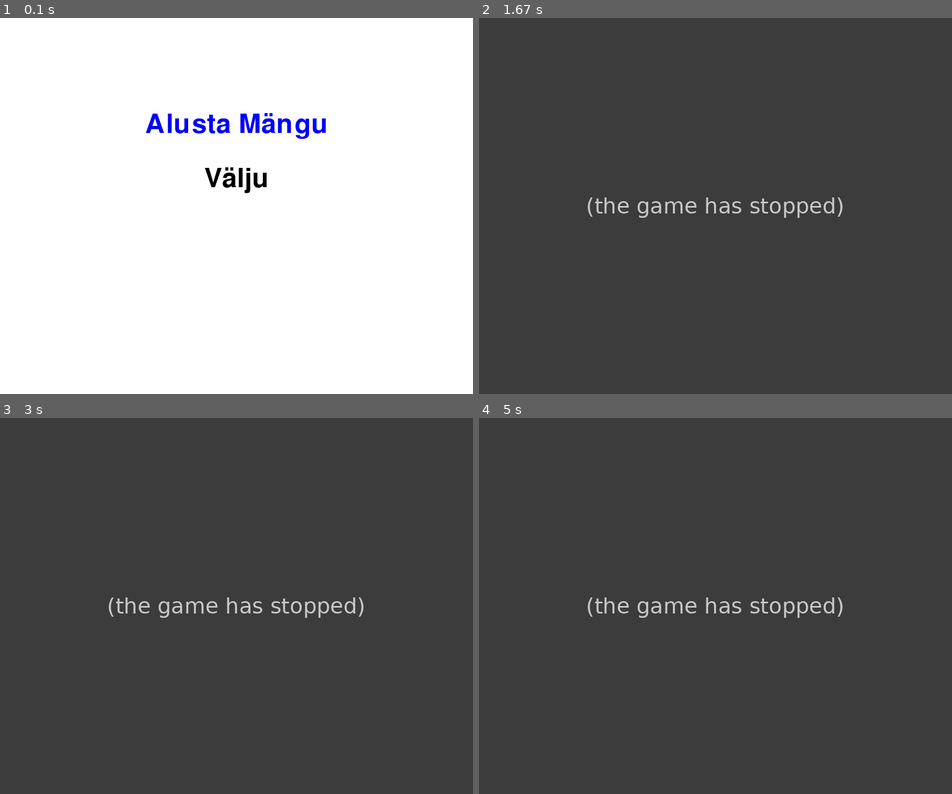
Above: before the commit, frames 1-4 (two rows, left to right).
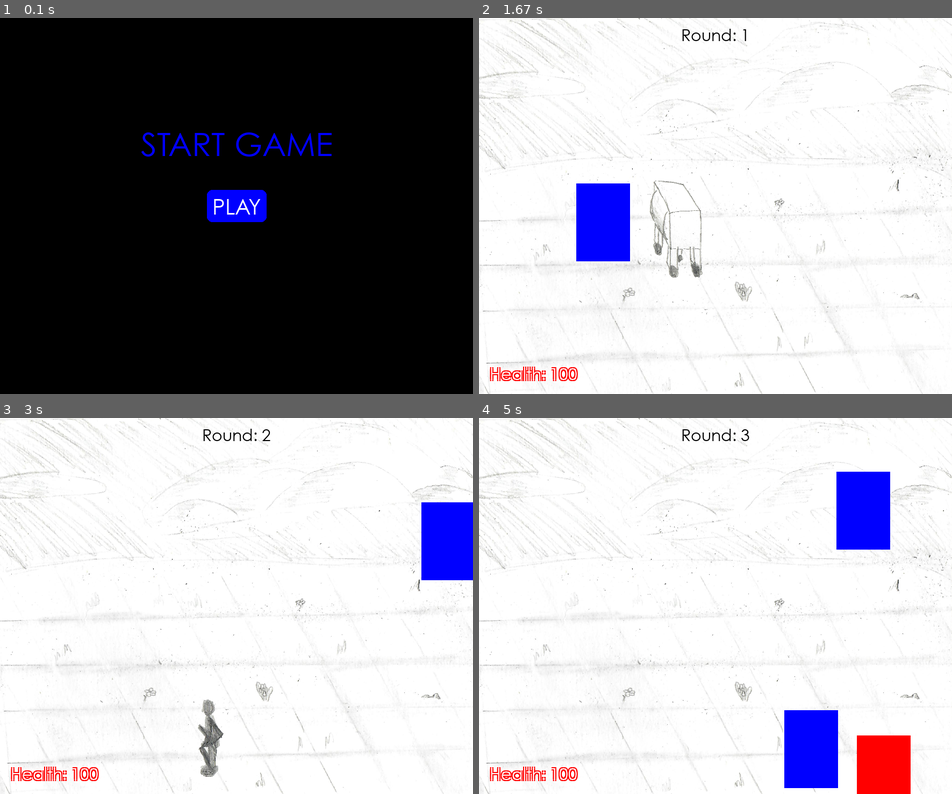
Above: after the commit, the same moments.

Repository: ReinUrmet/pygame_kooliprojekti_mang
Game: pygame game, started from main.py
Two runs of this game, one before a commit and one after it. Both use one fixed random seed, a clock stepped at 60 frames per second and the inputs below.
Inputs (mouse positions are in pixels of both pictures, inside the frame that each line leads up to):
- Up to frame 1 (0.1 s): no input
- Up to frame 2 (1.67 s): press the mouse at (715, 206) at 0.37 s; move the mouse to (658, 206) at 0.47 s; release the mouse at (601, 209) at 0.6 s; hold Esc 0.67-1.13 s; hold Right 0.67-1.13 s; click (715, 179) at 1.22 s; click (601, 217) at 1.55 s
- Up to frame 3 (3 s): hold Right 1.83-2.3 s; press the mouse at (122, 621) at 2.37 s; move the mouse to (175, 681) at 2.47 s; release the mouse at (227, 741) at 2.6 s; press the mouse at (193, 756) at 2.7 s; move the mouse to (146, 643) at 2.8 s; release the mouse at (99, 534) at 2.93 s
- Up to frame 4 (5 s): press the mouse at (928, 542) at 3.03 s; move the mouse to (819, 643) at 3.13 s; release the mouse at (720, 745) at 3.27 s; press the mouse at (706, 718) at 3.37 s; move the mouse to (776, 681) at 3.47 s; release the mouse at (843, 647) at 3.6 s; press the mouse at (706, 718) at 3.7 s; move the mouse to (658, 628) at 3.8 s; release the mouse at (611, 538) at 3.93 s; press the mouse at (706, 718) at 4.03 s; move the mouse to (772, 609) at 4.13 s; release the mouse at (833, 500) at 4.27 s; press the mouse at (862, 512) at 4.37 s; move the mouse to (824, 542) at 4.47 s; release the mouse at (781, 572) at 4.6 s; click (810, 745) at 4.72 s

The runs differ from the first frame. In frame 1, 100% of the frame differs, in the area x 0-100%, y 0-100%; in frame 2, 100%; in frame 3, 100%; in frame 4, 100%.
Before the commit the program exited at 1.22 s; later frames show no game.

Commit message:
proovin teist korda commitida, aga menüüd ja sellised asjad

Diff:
--- a/enemy.py
+++ b/enemy.py
@@ -42,7 +42,7 @@
                 self.shoot_timer = 0
         else:
             self.death_timer += 1
-            if self.death_timer >= FPS * 3:  # 3 seconds
+            if self.death_timer >= FPS * 1:  # 3 seconds
                 return True  # Mark for removal
         return False
 
@@ -68,7 +68,7 @@
         self.speed = [0, 0]
         self.current_action = "shoot"
 
-        bullet_speed = 5
+        bullet_speed = 11
         dx = player_pos[0] - self.rect.centerx
         dy = player_pos[1] - self.rect.centery
         distance = max(1, (dx**2 + dy**2) ** 0.5)
--- a/main.py
+++ b/main.py
@@ -1,5 +1,6 @@
 import pygame
 import sys
+import random
 import math
 from pygame.transform import scale
 import functions_values as fv
@@ -11,6 +12,12 @@
 pygame.init()
 pygame.font.init()
 
+# Lisab taustamuusika
+pygame.mixer.init()
+pygame.mixer.music.load('fun-retro-game-175468.mp3')  # Asenda faili nimi oma muusikafailiga
+pygame.mixer.music.set_volume(0.5)  # Seab helitugevuse
+pygame.mixer.music.play(-1)  # Mängib taustamuusikat lõputult
+
 # Põhi sätted
 font = pygame.font.Font('GOTHIC.ttf', 40)  # valib fondi ja selle suuruse
 timer = pygame.time.Clock()
@@ -29,8 +36,181 @@
 roheline = (0, 255, 0)
 punane = (255, 0, 0)
 
-# Põhimenüü käivitamine
-action = main_menu(aken)
+def start_screen(aken):
+    """Kuvab algusekraani, kust mängu saab alustada."""
+    start_font = pygame.font.Font('GOTHIC.ttf', 60)
+    button_font = pygame.font.Font('GOTHIC.ttf', 40)
+
+    # Määrab värvid
+    black = (0, 0, 0)
+    white = (255, 255, 255)
+    blue = (0, 0, 255)
+
+    # Joonistab tausta
+    aken.fill(black)
+
+    # Kuvab "Start Game" teksti
+    start_text = start_font.render("START GAME", True, blue)
+    start_rect = start_text.get_rect(center=(ekraan_laius // 2, ekraan_pikkus // 3))
+    aken.blit(start_text, start_rect)
+
+    # Loob nupu
+    button_text = button_font.render("PLAY", True, white)
+    button_rect = button_text.get_rect(center=(ekraan_laius // 2, ekraan_pikkus // 2))
+    pygame.draw.rect(aken, blue, button_rect.inflate(20, 10), border_radius=10)
+    aken.blit(button_text, button_rect)
+
+    pygame.display.update()
+
+    while True:
+        for event in pygame.event.get():
+            if event.type == pygame.QUIT:
+                pygame.quit()
+                sys.exit()
+
+            if event.type == pygame.MOUSEBUTTONDOWN:
+                if button_rect.collidepoint(event.pos):
+                    return "start_game"
+
+def pause_menu(aken):
+    """Kuvab pausimenüü koos "Resume", "Quit" ja helinuppudega."""
+    pause_font = pygame.font.Font('GOTHIC.ttf', 60)
+    button_font = pygame.font.Font('GOTHIC.ttf', 40)
+
+    # Määrab värvid
+    black = (0, 0, 0)
+    white = (255, 255, 255)
+    gray = (100, 100, 100)
+
+    # Loob osaliselt läbipaistva tausta
+    overlay = pygame.Surface((ekraan_laius, ekraan_pikkus))
+    overlay.set_alpha(200)
+    overlay.fill(black)
+    aken.blit(overlay, (0, 0))
+
+    # Kuvab "Paused" teksti
+    pause_text = pause_font.render("PAUSED", True, gray)
+    pause_rect = pause_text.get_rect(center=(ekraan_laius // 2, ekraan_pikkus // 3))
+    aken.blit(pause_text, pause_rect)
+
+    # Loob nupud
+    resume_text = button_font.render("RESUME", True, white)
+    resume_rect = resume_text.get_rect(center=(ekraan_laius // 2, ekraan_pikkus // 2 - 50))
+    pygame.draw.rect(aken, gray, resume_rect.inflate(20, 10), border_radius=10)
+    aken.blit(resume_text, resume_rect)
+
+    quit_text = button_font.render("QUIT", True, white)
+    quit_rect = quit_text.get_rect(center=(ekraan_laius // 2, ekraan_pikkus // 2 + 50))
+    pygame.draw.rect(aken, gray, quit_rect.inflate(20, 10), border_radius=10)
+    aken.blit(quit_text, quit_rect)
+
+    def draw_mute_button():
+        """Draw the mute/unmute button and return its rect."""
+        mute_text = button_font.render(
+            "MUTE", True, white) if pygame.mixer.music.get_volume() > 0 else button_font.render("UNMUTE", True, white)
+        mute_rect = mute_text.get_rect(topleft=(20, 20))
+        pygame.draw.rect(aken, gray, mute_rect.inflate(20, 10), border_radius=10)
+        aken.blit(mute_text, mute_rect)
+        return mute_rect
+
+    mute_rect = draw_mute_button()
+    pygame.display.update()
+
+    while True:
+        for event in pygame.event.get():
+            if event.type == pygame.QUIT:
+                pygame.quit()
+                sys.exit()
+
+            if event.type == pygame.MOUSEBUTTONDOWN:
+                if resume_rect.collidepoint(event.pos):
+                    return "resume"
+                elif quit_rect.collidepoint(event.pos):
+                    pygame.quit()
+                    sys.exit()
+                elif mute_rect.collidepoint(event.pos):
+                    # Toggle mute/unmute
+                    if pygame.mixer.music.get_volume() > 0:
+                        pygame.mixer.music.set_volume(0)
+                    else:
+                        pygame.mixer.music.set_volume(0.5)
+                    mute_rect = draw_mute_button()
+                    pygame.display.update()
+
+def game_over_screen(aken):
+    """Kuvab kaotuseekraani koos taaskäivitamise nupuga."""
+    game_over_font = pygame.font.Font('GOTHIC.ttf', 60)
+    button_font = pygame.font.Font('GOTHIC.ttf', 40)
+
+    # Määrab värvid
+    black = (0, 0, 0)
+    white = (255, 255, 255)
+    red = (255, 0, 0)
+
+    # Joonistab tausta
+    aken.fill(black)
+
+    # Kuvab "Game Over" teksti
+    game_over_text = game_over_font.render("GAME OVER", True, red)
+    game_over_rect = game_over_text.get_rect(center=(ekraan_laius // 2, ekraan_pikkus // 3))
+    aken.blit(game_over_text, game_over_rect)
+
+    # Loob nupu
+    button_text = button_font.render("GO AGAIN", True, white)
+    button_rect = button_text.get_rect(center=(ekraan_laius // 2, ekraan_pikkus // 2))
+    pygame.draw.rect(aken, red, button_rect.inflate(20, 10), border_radius=10)
+    aken.blit(button_text, button_rect)
+
+    pygame.display.update()
+
+    while True:
+        for event in pygame.event.get():
+            if event.type == pygame.QUIT:
+                pygame.quit()
+                sys.exit()
+
+            if event.type == pygame.MOUSEBUTTONDOWN:
+                if button_rect.collidepoint(event.pos):
+                    return "restart"
+
+def completion_screen(aken):
+    """Kuvab lõpuekraani, kui mäng on võidetud."""
+    completion_font = pygame.font.Font('GOTHIC.ttf', 60)
+    button_font = pygame.font.Font('GOTHIC.ttf', 40)
+
+    # Määrab värvid
+    black = (0, 0, 0)
+    white = (255, 255, 255)
+    green = (0, 255, 0)
+
+    # Joonistab tausta
+    aken.fill(black)
+
+    # Kuvab "You Win" teksti
+    win_text = completion_font.render("YOU WIN!", True, green)
+    win_rect = win_text.get_rect(center=(ekraan_laius // 2, ekraan_pikkus // 3))
+    aken.blit(win_text, win_rect)
+
+    # Loob nupu
+    button_text = button_font.render("PLAY AGAIN", True, white)
+    button_rect = button_text.get_rect(center=(ekraan_laius // 2, ekraan_pikkus // 2))
+    pygame.draw.rect(aken, green, button_rect.inflate(20, 10), border_radius=10)
+    aken.blit(button_text, button_rect)
+
+    pygame.display.update()
+
+    while True:
+        for event in pygame.event.get():
+            if event.type == pygame.QUIT:
+                pygame.quit()
+                sys.exit()
+
+            if event.type == pygame.MOUSEBUTTONDOWN:
+                if button_rect.collidepoint(event.pos):
+                    return "restart"
+
+# Põhimenüükäivitamine
+action = start_screen(aken)
 if action == "start_game":
     print("Mäng algab!")
 else:
@@ -41,10 +221,25 @@
 taust = Objekt('background.png', width=ekraan_laius)
 mikro = Objekt("mikro_left.png", [100, 300], width=100, base_speed=8)
 pintsel = Pintsel("pencil.png", width=200)
-vastane = Enemy(700, 300, 100, 200, (255, 0, 0), [500, 300], screen=aken)
-
-# Player Health
+
+# Mängija tervis
 player_health = 100
+
+# Raundi muutujad
+round_number = 1
+enemies = []
+
+def initialize_enemies(round_number):
+    """Algatab vaenlased praeguseks raundiks."""
+    global enemies
+    enemies = []  # Nullib vaenlased uueks raundiks
+    for i in range(round_number):  # Lisab igas raundis ühe vaenlase rohkem
+        x = random.randint(50, ekraan_laius - 50)
+        y = random.randint(50, ekraan_pikkus - 50)
+        enemies.append(Enemy(x, y, 100, 200, punane, [x, y], screen=aken))
+
+# Algatab esimese raundi vaenlased
+initialize_enemies(round_number)
 
 # Mängu tsükkel
 joonistab = False
@@ -54,17 +249,53 @@
 alpha = 0
 speed_length = float('inf')
 
+# Fontid loendurite jaoks
+counter_font = pygame.font.Font('GOTHIC.ttf', 30)
+health_font = pygame.font.Font('GOTHIC.ttf', 30)
+
 while True:
     time += 1
     taust.render()
     to_render.append(mikro)
 
-    # Update and render the enemy
-    if vastane:
-        if vastane.update(mikro.pos, ekraan_laius, ekraan_pikkus):  # If update returns True, remove enemy
-            vastane = None
+    # Joonistab raundi loenduri
+    round_text = counter_font.render(f"Round: {round_number}", True, must)
+    round_rect = round_text.get_rect(center=(ekraan_laius // 2, 30))
+    aken.blit(round_text, round_rect)
+
+    # Joonistab tervise loenduri
+    health_text = health_font.render(f"Health: {player_health}", True, valge)
+    health_outline = health_font.render(f"Health: {player_health}", True, punane)
+    health_rect = health_text.get_rect(bottomleft=(20, ekraan_pikkus - 20))
+    aken.blit(health_outline, (health_rect.x - 2, health_rect.y - 2))  # Punane ääris
+    aken.blit(health_outline, (health_rect.x + 2, health_rect.y - 2))
+    aken.blit(health_outline, (health_rect.x - 2, health_rect.y + 2))
+    aken.blit(health_outline, (health_rect.x + 2, health_rect.y + 2))
+    aken.blit(health_text, health_rect)
+
+    # Uuendab ja joonistab kõik vaenlased
+    for vastane in enemies[:]:  # Kasutab nimekirja koopiat ohutuks iteratsiooniks
+        if vastane.update(mikro.pos, ekraan_laius, ekraan_pikkus):
+            enemies.remove(vastane)
         else:
             vastane.render()
+
+    # Kontrollib, kas kõik vaenlased on alistatud, et järgmisesse raundi liikuda
+    if not enemies:
+        round_number += 1
+        if round_number > 10:  # Lõpetab mängu pärast 10 raundi
+            result = completion_screen(aken)
+            if result == "restart":
+                player_health = 100
+                round_number = 1
+                initialize_enemies(round_number)
+                continue
+            else:
+                pygame.quit()
+                sys.exit()
+        else:
+            print(f"Round {round_number}")
+            initialize_enemies(round_number)
 
     if joonistab:
         pintsel.render()
@@ -90,8 +321,9 @@
 
     fv.big_render(to_render)
 
-    # Render bullets and check for collisions with the player
-    if vastane:
+
+    # Joonistab kuule ja kontrollib kokkupõrkeid mängijaga
+    for vastane in enemies:
         for bullet in vastane.bullets:
             bullet.move()
             bullet.render(aken)
@@ -100,26 +332,34 @@
                 vastane.bullets.remove(bullet)
                 print(f"Mikro tervis: {player_health}")
                 if player_health <= 0:
-                    print("Mäng läbi!")
-                    pygame.quit()
-                    sys.exit()
+                    result = game_over_screen(aken)
+                    if result == "restart":
+                        player_health = 100
+                        round_number = 1
+                        initialize_enemies(round_number)
+                        continue
 
     for stroke in strokes:
         stroke.render()
     to_render = []
 
-    # iga kord kui on sündmus
+    # Iga kord, kui toimub sündmus
     for event in pygame.event.get():
-        # quit event
-        if event.type == pygame.QUIT or event.type == pygame.KEYDOWN and event.key == pygame.K_ESCAPE:
+        # Pausimenüüa avamine
+        if event.type == pygame.KEYDOWN and event.key == pygame.K_ESCAPE:
+            result = pause_menu(aken)
+            if result == "resume":
+                continue
+
+        if event.type == pygame.QUIT:
             pygame.quit()
             sys.exit()
 
-        if event.type == pygame.USEREVENT:  # Resume movement after shooting
-            if vastane:
+        if event.type == pygame.USEREVENT:  # Taastab liikumise pärast tulistamist
+            for vastane in enemies:
                 vastane.handle_shoot_event()
 
-        # klaviatuuri nupp alla
+        # Klaviatuuri nupp alla
         elif event.type == pygame.KEYDOWN:
             if event.key in fv.up:
                 mikro.change_sprite("mikro_away.png")
@@ -134,7 +374,7 @@
                 mikro.change_sprite("mikro_right.png")
                 mikro.speed[0] += mikro.base_speed
 
-        # klaviatuuri nupp üles
+        # Klaviatuuri nupp üles
         elif event.type == pygame.KEYUP:
             if event.key in fv.up:
                 mikro.speed[1] += mikro.base_speed
@@ -145,12 +385,23 @@
             if event.key in fv.right:
                 mikro.speed[0] -= mikro.base_speed
 
-        # hiire nupp alla
+        # Klaviatuuri nupp üles
+        elif event.type == pygame.KEYUP:
+            if event.key in fv.up:
+                mikro.speed[1] += mikro.base_speed
+            if event.key in fv.down:
+                mikro.speed[1] -= mikro.base_speed
+            if event.key in fv.left:
+                mikro.speed[0] += mikro.base_speed
+            if event.key in fv.right:
+                mikro.speed[0] -= mikro.base_speed
+
+        # Hiire nupp alla
         elif event.type == pygame.MOUSEBUTTONDOWN:
             if event.button == pygame.BUTTON_LEFT:
                 joonistab = True
                 brush_size2, alpha, last_pos = 1, 0, None
-                speed_length = float('inf')  # lõppmatus
+                speed_length = float('inf')  # Lõppmatus
                 mouse_x, mouse_y = pygame.mouse.get_pos()
                 last_pos = pygame.mouse.get_pos()
                 a = [mouse_x, mouse_y, ekraan_laius - mouse_x, ekraan_pikkus - mouse_y]
@@ -164,7 +415,7 @@
                     case 3:
                         pintsel.pos = (mouse_x, ekraan_pikkus + pintsel.sprite.get_height())
 
-        # hiire nupp üles
+        # Hiire nupp üles
         elif event.type == pygame.MOUSEBUTTONUP:
             if event.button == pygame.BUTTON_LEFT:
                 joonistab = False
@@ -172,16 +423,17 @@
                 collided = False
                 for stroke in strokes:
                     stroke_rect = pygame.Rect(stroke.pos[0], stroke.pos[1], brush_size, brush_size)
-                    if vastane and vastane.rect.colliderect(stroke_rect):
-                        collided = True
-                        break
-
-                if collided:  # Only process direction if there is a collision
+                    for vastane in enemies:
+                        if vastane.rect.colliderect(stroke_rect):
+                            collided = True
+                            break
+
+                if collided:  # Kontrollib suunda ainult kokkupõrke korral
                     direction = vastane.calculate_direction(strokes)
-                    print(f"Cut direction: {direction}")  # Debugging
+                    print(f"Cut direction: {direction}")  # Silumine
 
                     if direction:
-                        vastane.play_animation(direction)  # Change appearance based on the direction
+                        vastane.play_animation(direction)  # Muudab välimust vastavalt suunale
 
                 strokes = []
 
Not shown, added: fun-retro-game-175468.mp3
